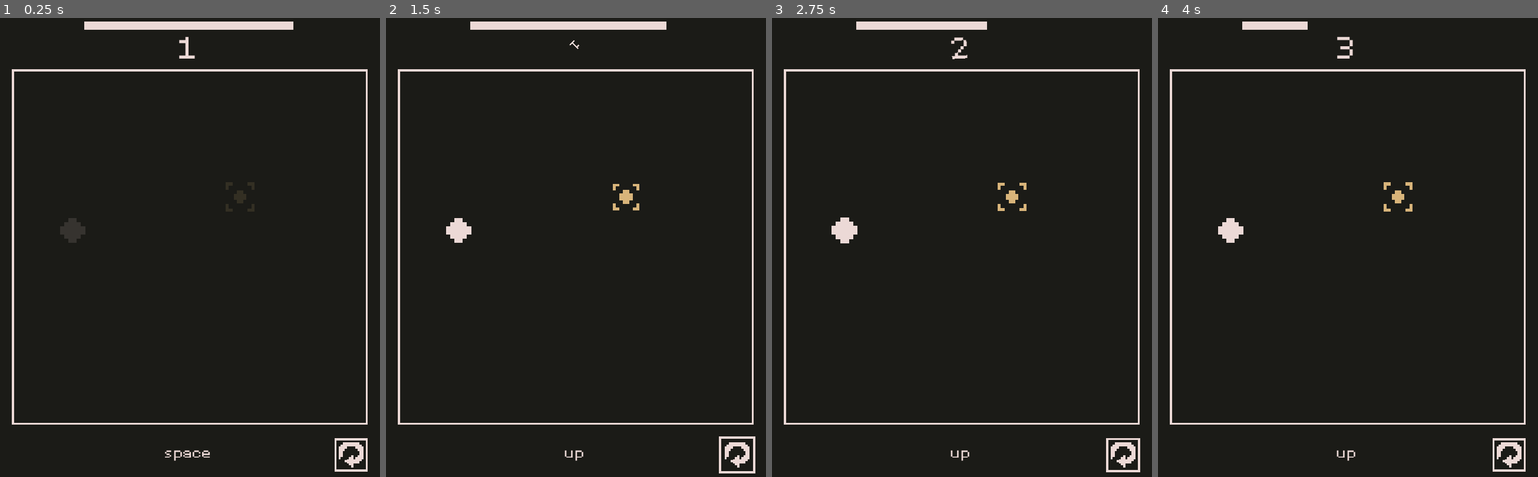
Above: before the commit, frames 1-4 (left to right).
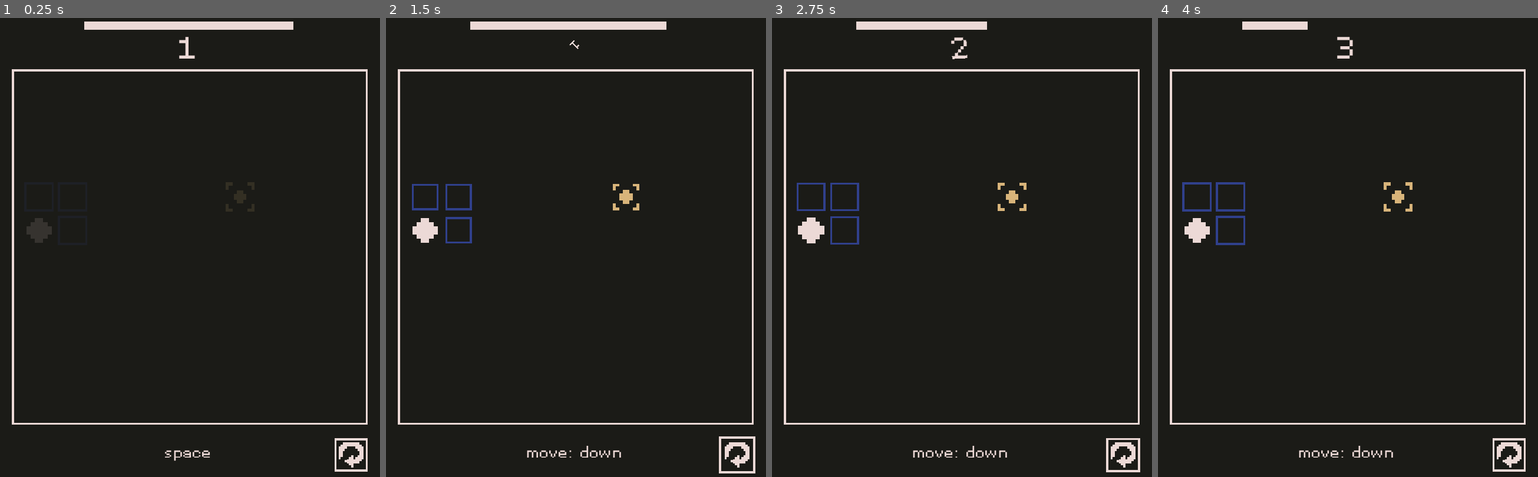
Above: after the commit, the same moments.

Repository: nolenroyalty/Click-Click-Trick
Game: Godot game, scene res://Main.tscn
Two runs of this game, one before a commit and one after it. Both use one fixed random seed, a clock stepped at 60 frames per second and the inputs below.
Inputs (mouse positions are in pixels of both pictures, inside the frame that each line leads up to):
- Up to frame 1 (0.25 s): no input
- Up to frame 2 (1.5 s): click (735, 454) at 0.5 s; tap Enter at 1.25 s; hold D (player_right) from 1.28 s (still down); tap Space (game_start) at 1.35 s
- Up to frame 3 (2.75 s): release D (player_right) at 2.03 s; hold S (player_down) from 2.03 s (still down); tap Space (game_start) at 2.1 s
- Up to frame 4 (4 s): release S (player_down) at 2.78 s; hold D (player_right) 2.78-3.53 s; tap Space (game_start) at 2.85, 3.6 s; hold W (player_up) from 3.53 s (still down)

The runs differ from the first frame. In frame 1, 0.5% of the frame differs, in the area x 6-23%, y 43-49%; in frame 2, 1.0%; in frame 3, 1.1%; in frame 4, 1.1%, in the area x 6-62%, y 35-97%.

Commit message:
better tutorial

Diff:
--- a/levels/Level1.gd
+++ b/levels/Level1.gd
@@ -37,13 +37,13 @@
 func display_tutorial_text():
 	match stage:
 		STAGE.MOVE_ONCE:
-			display_directive("up")
+			display_directive("move: down")
 		STAGE.MOVE_THRICE_DIFFERENT_DIRECTIONS:
-			display_directive("down right down")
+			display_directive("move more: right right up")
 		STAGE.CANCEL_MOVE:
-			display_directive("up down")
+			display_directive("cancel move: down up")
 		STAGE.HIT_SPACE:
-			display_directive("up up space")
+			display_directive("cancel all: down down space")
 		STAGE.REACH_GOAL:
 			display_directive("reach goal")
 
@@ -57,9 +57,9 @@
 func has_desired_moves(moves):
 	match stage:
 		STAGE.MOVE_ONCE:
-			return U.D.UP in moves
+			return U.D.DOWN in moves
 		STAGE.MOVE_THRICE_DIFFERENT_DIRECTIONS:
-			return [U.D.DOWN, U.D.RIGHT, U.D.DOWN] == moves
+			return [U.D.RIGHT, U.D.RIGHT, U.D.UP] == moves
 
 	return null
 
--- a/levels/Level1.tscn
+++ b/levels/Level1.tscn
@@ -1,15 +1,22 @@
-[gd_scene load_steps=3 format=2]
+[gd_scene load_steps=4 format=2]
 
 [ext_resource path="res://battlefield/Battlefield.tscn" type="PackedScene" id=1]
+[ext_resource path="res://traps/Fixed.tscn" type="PackedScene" id=2]
 [ext_resource path="res://levels/Level1.gd" type="Script" id=3]
 
 [node name="Battlefield" instance=ExtResource( 1 )]
 script = ExtResource( 3 )
 
-[node name="Player" parent="." index="0"]
-position = Vector2( 32, 128 )
+[node name="Fixed" parent="." index="0" instance=ExtResource( 2 )]
+position = Vector2( 0, 96 )
 
-[node name="Goal" parent="." index="3"]
+[node name="Goal" parent="." index="4"]
 position = Vector2( 192, 96 )
 
-[node name="AudioStreamPlayer" type="AudioStreamPlayer" parent="." index="4"]
+[node name="AudioStreamPlayer" type="AudioStreamPlayer" parent="." index="5"]
+
+[node name="Fixed2" parent="." index="6" instance=ExtResource( 2 )]
+position = Vector2( 32, 96 )
+
+[node name="Fixed3" parent="." index="7" instance=ExtResource( 2 )]
+position = Vector2( 32, 128 )
